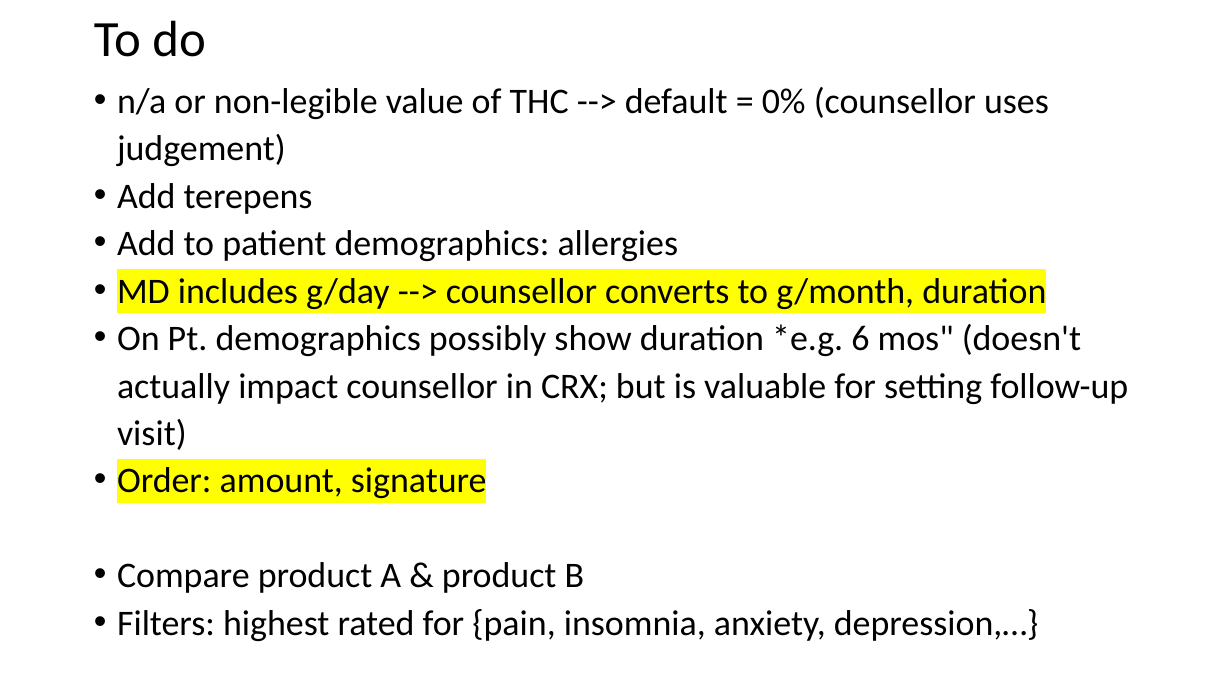
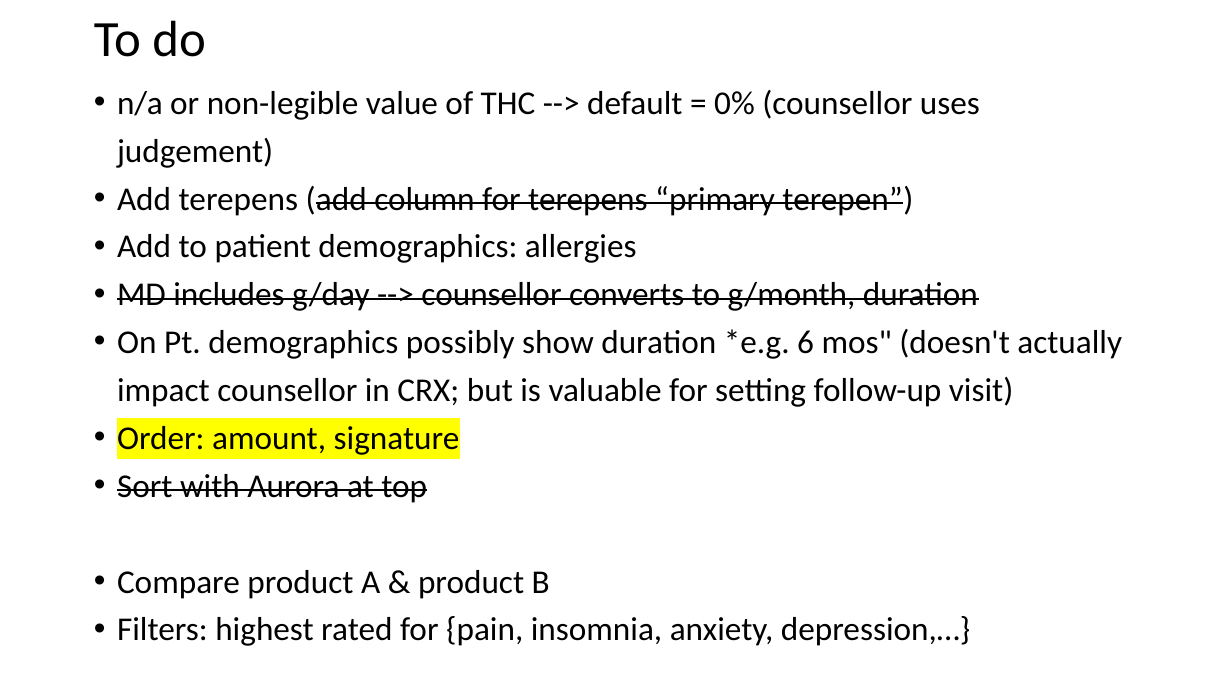
Before and after one commit to mradamcole/mradamcole, a slide deck: slide 3 of HC cannabis Rx.pptx. Drawn at 1232x693 pixels with LibreOffice and Linux fonts; fonts in the diff are those of the drawing. Boxes give left, top, right and bottom in pixels: in the first picture for what was removed or moved away, otherwise in the second. Text is boxed around its words. In the diff, an @@ line names an element or a change of style, - is before the commit and + after.

```diff
--- a/HC cannabis Rx.pptx
+++ b/HC cannabis Rx.pptx
@@ text at (117,90,1122,646): size 28 to 25.9 pt in "n/a or non-legible value of THC --> ...", "Add to patient demographics: allergies", "MD includes g/day --> counsellor converts to ...", "On Pt. demographics possibly show duration *e.g. ..." and 3 more places; highlight #FFFF00 to none, strikethrough on in "MD includes g/day --> counsellor converts to ..."; line spacing 1.1 to 1.2 @@
@@ text at (117,186,913,216): text changed; size 28 to 25.9 pt @@
-• Add terepens
+• Add terepens (add column for terepens “primary terepen”)
@@ text at (117,474,427,503): paragraph added @@
+• Sort with Aurora at top
```
Also in this commit, not shown: 2 other files.
